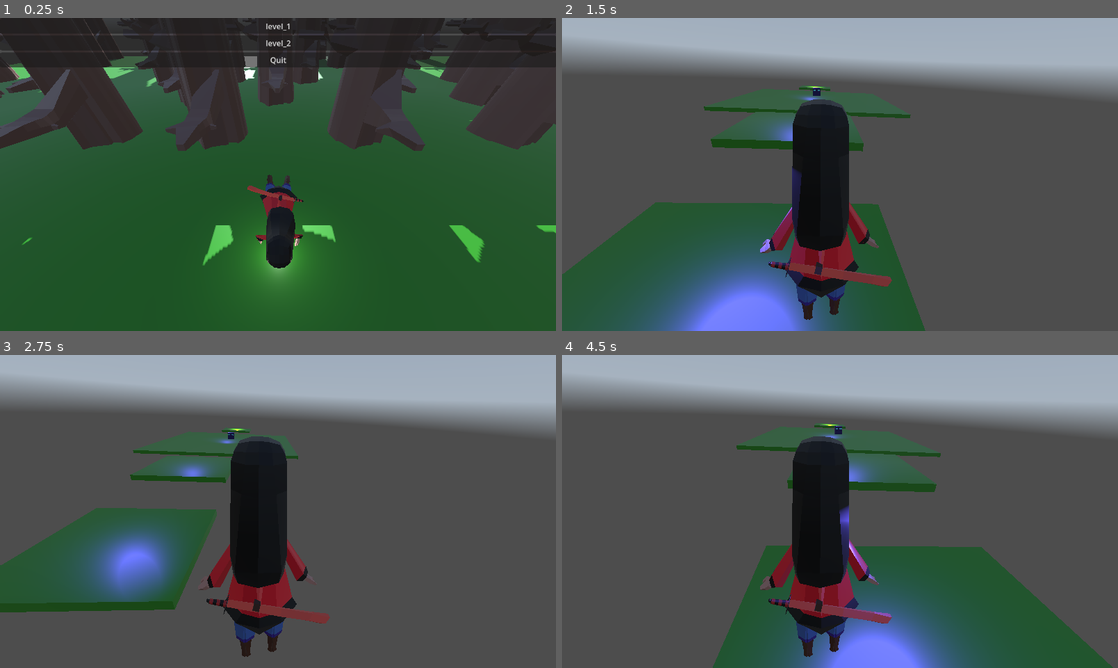
Above: before the commit, frames 1-4 (two rows, left to right).
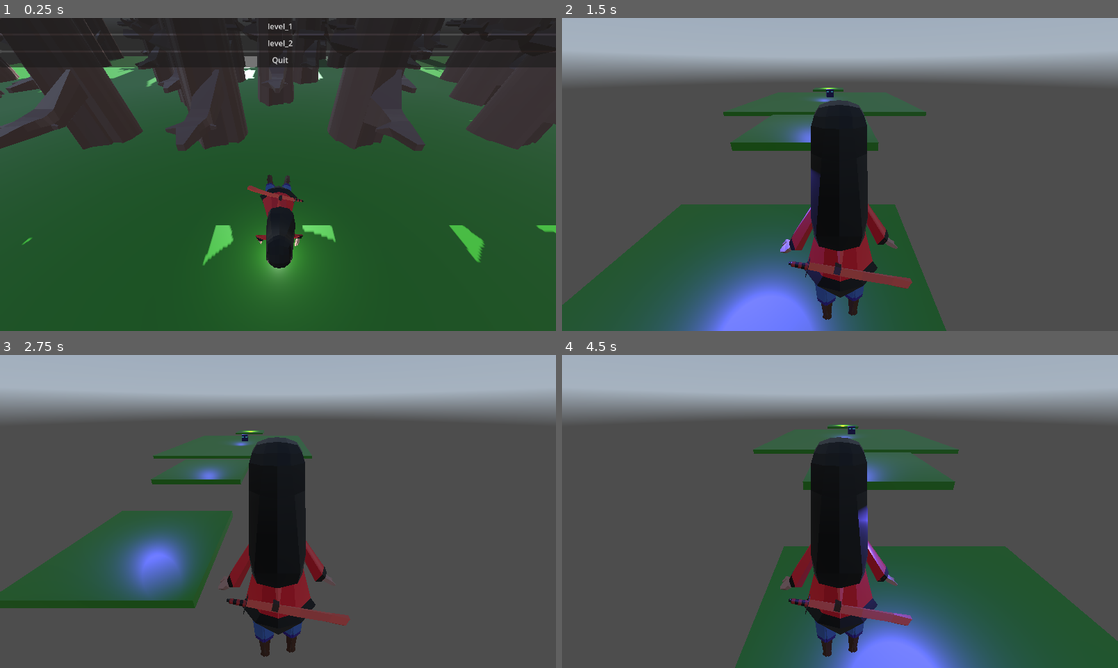
Above: after the commit, the same moments.

Repository: NielsSchool123/godot-game-benzaiten
Game: Godot game, scene res://MainMenu.tscn
Two runs of this game, one before a commit and one after it. Both use one fixed random seed, a clock stepped at 60 frames per second and the inputs below. A sky picture missing from this copy of the repository is replaced by a grey-blue gradient.
Inputs (mouse positions are in pixels of both pictures, inside the frame that each line leads up to):
- Up to frame 1 (0.25 s): no input
- Up to frame 2 (1.5 s): click "level_1" at 0.5 s; tap Enter at 1.25 s; move the mouse to (962, 158) at 1.27 s; hold D (move_right) from 1.28 s (still down); click (962, 158) at 1.42 s
- Up to frame 3 (2.75 s): tap Space (jump) at 1.52, 2.27 s; move the mouse to (166, 527) at 2.02 s; release D (move_right) at 2.03 s; hold S (move_back) from 2.03 s (still down)
- Up to frame 4 (4.5 s): move the mouse to (895, 442) at 2.77 s; release S (move_back) at 2.78 s; hold D (move_right) 2.78-3.53 s; move the mouse to (812, 574) at 3.52 s; hold W (move_forward) 3.53-4.28 s; click (812, 574) at 3.67 s; tap Space (jump) at 3.77 s; move the mouse to (1006, 558) at 4.27 s; hold A (move_left) from 4.28 s (still down)

The runs differ from the first frame. In frame 1, 0.1% of the frame differs, in the area x 47-53%, y 1-15%; in frame 2, 20%, in the area x 0-100%, y 8-100%; in frame 3, 19%; in frame 4, 19%.

Commit message:
further fullscreen fix

Diff:
--- a/MainMenu.tscn
+++ b/MainMenu.tscn
@@ -5,15 +5,20 @@
 
 [node name="Control" type="Control"]
 layout_mode = 3
-anchors_preset = 0
+anchor_right = 0.967014
+anchor_bottom = 0.95216
 offset_right = 40.0
 offset_bottom = 40.0
 script = ExtResource("1_i26rj")
+metadata/_edit_use_anchors_ = true
 
 [node name="VBoxContainer" type="VBoxContainer" parent="."]
-layout_mode = 0
-offset_right = 1152.0
-offset_bottom = 646.0
+layout_mode = 1
+anchors_preset = -1
+anchor_right = 1.0052
+anchor_bottom = 0.987823
+grow_horizontal = 2
+grow_vertical = 2
 metadata/_edit_use_anchors_ = true
 
 [node name="level_1" type="Button" parent="VBoxContainer"]
--- a/Player.tscn
+++ b/Player.tscn
@@ -10,7 +10,7 @@
 script = ExtResource("1_onrkg")
 
 [node name="Camera3D" type="Camera3D" parent="."]
-transform = Transform3D(-0.997367, 0.0169613, 0.0705134, 0.0474217, 0.888143, 0.457115, -0.0548727, 0.459255, -0.886608, -0.0682232, 7.19306, -3.73133)
+transform = Transform3D(-1, 3.99608e-08, -7.77553e-08, 0, 0.889416, 0.457098, 8.74228e-08, 0.457098, -0.889416, 0, 7.193, -3.731)
 
 [node name="CollisionShape3D" type="CollisionShape3D" parent="."]
 transform = Transform3D(2, 0, 0, 0, 7, 0, 0, 0, 1000, 0, 3.5, 0)
